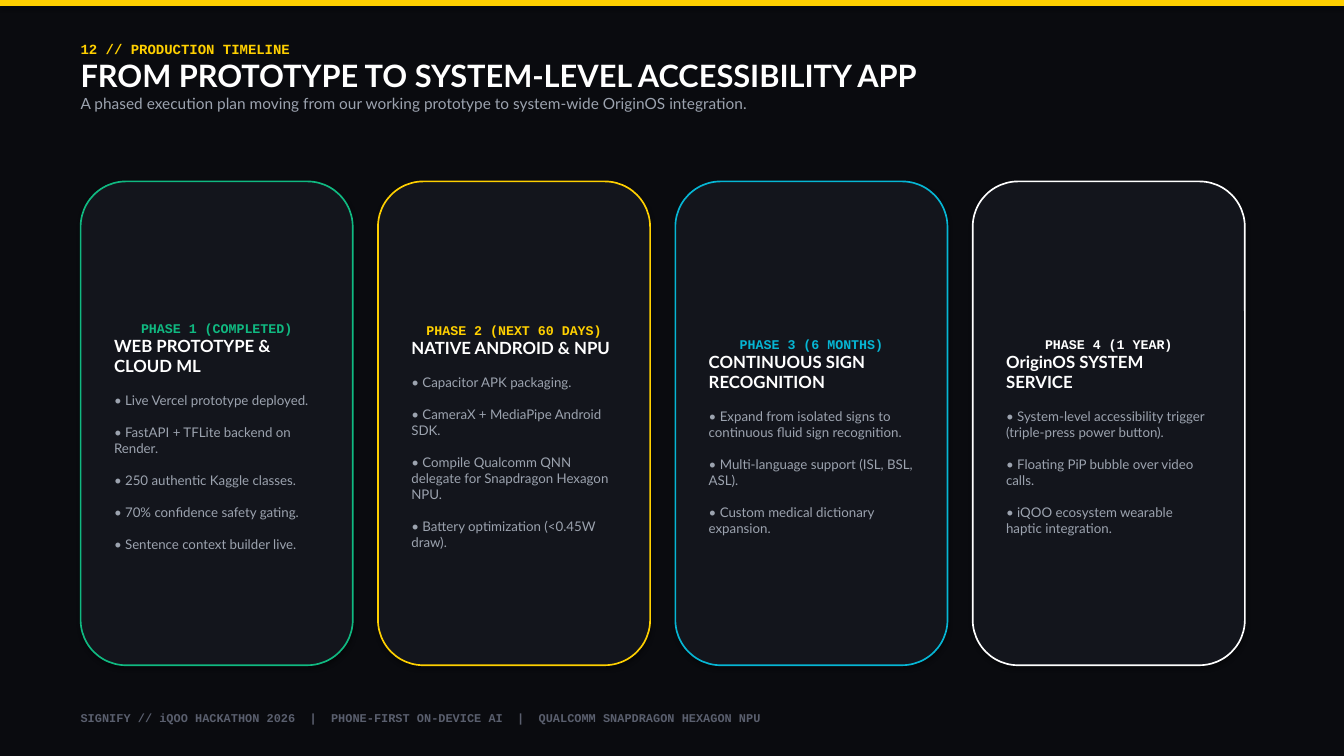
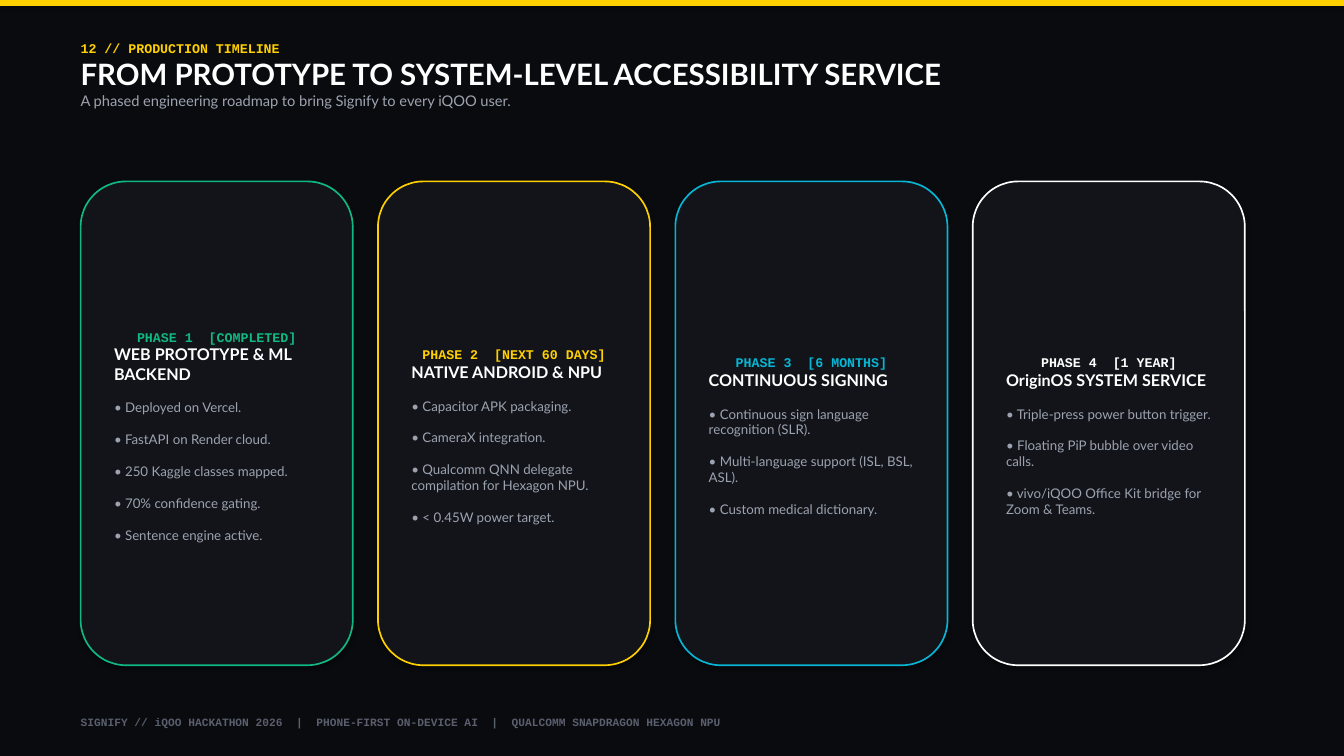
Before and after one commit to WHENKEY2007/signifyprototype, a slide deck: slide 13 of Signify_iQOO_Hackathon_2026_Final.pptx. Drawn at 1344x756 pixels with LibreOffice and Linux fonts; fonts in the diff are those of the drawing. Boxes give left, top, right and bottom in pixels: in the first picture for what was removed or moved away, otherwise in the second. Text is boxed around its words. In the diff, an @@ line names an element or a change of style, - is before the commit and + after.

Commit message:
docs: regenerate 14-slide visual iQOO hackathon deck with embedded screenshots and low text

```diff
--- a/Signify_iQOO_Hackathon_2026_Final.pptx
+++ b/Signify_iQOO_Hackathon_2026_Final.pptx
@@ text at [81,44,280,53]: size 10 to 9.5 pt in "12 // PRODUCTION TIMELINE" @@
@@ text at [81,63,941,109]: text changed; size 11 to 10.5 pt @@
-FROM PROTOTYPE TO SYSTEM-LEVEL ACCESSIBILITY APP
-A phased execution plan moving from our working prototype to system-wide OriginOS integration.
+FROM PROTOTYPE TO SYSTEM-LEVEL ACCESSIBILITY SERVICE
+A phased engineering roadmap to bring Signify to every iQOO user.
@@ fill #13151C to #12141A in 4 elements at [378,181,650,665], [676,181,948,665], [973,181,1245,665], [81,181,353,665] @@
@@ text in rounded rectangle at [426,325,602,338]: text changed @@
-PHASE 2 (NEXT 60 DAYS)
+PHASE 2 [NEXT 60 DAYS]
@@ text in rounded rectangle at [114,332,297,543]: text changed @@
-PHASE 1 (COMPLETED)
-WEB PROTOTYPE & CLOUD ML
-• Live Vercel prototype deployed.
-• FastAPI + TFLite backend on Render.
-• 250 authentic Kaggle classes.
-• 70% confidence safety gating.
-• Sentence context builder live.
+PHASE 1 [COMPLETED]
+WEB PROTOTYPE & ML BACKEND
+• Deployed on Vercel.
+• FastAPI on Render cloud.
+• 250 Kaggle classes mapped.
+• 70% confidence gating.
+• Sentence engine active.
@@ text in rounded rectangle at [709,358,888,437]: text changed @@
-PHASE 3 (6 MONTHS)
-CONTINUOUS SIGN RECOGNITION
-• Expand from isolated signs to continuous fluid sign recognition.
+PHASE 3 [6 MONTHS]
+CONTINUOUS SIGNING
+• Continuous sign language recognition (SLR).
@@ text in rounded rectangle at [1041,358,1177,370]: text changed @@
-PHASE 4 (1 YEAR)
+PHASE 4 [1 YEAR]
@@ text in rounded rectangle at [411,366,602,378]: size 12 to 11.5 pt in "NATIVE ANDROID & NPU" @@
@@ text in rounded rectangle at [1006,374,1206,389]: size 12 to 11.5 pt in "OriginOS SYSTEM SERVICE" @@
@@ text in rounded rectangle at [1017,409,1211,422]: text changed @@
-• System-level accessibility trigger (triple-press power button).
+• Triple-press power button trigger.
@@ text in rounded rectangle at [411,432,589,525]: text changed @@
-• CameraX + MediaPipe Android SDK.
-• Compile Qualcomm QNN delegate for Snapdragon Hexagon NPU.
-• Battery optimization (<0.45W draw).
+• CameraX integration.
+• Qualcomm QNN delegate compilation for Hexagon NPU.
+• < 0.45W power target.
@@ text in rounded rectangle at [720,504,877,516]: text changed @@
-• Custom medical dictionary expansion.
+• Custom medical dictionary.
@@ text in rounded rectangle at [1006,488,1202,514]: text changed @@
-• iQOO ecosystem wearable haptic integration.
+• vivo/iQOO Office Kit bridge for Zoom & Teams.
@@ text "SIGNIFY // iQOO HACKATHON 2026 ..." at [316,719,720,728]: size 8.5 to 8 pt @@
```
Also in this commit, not shown: 9 other slides changed, 4 slides added, 4 slides removed, 1 other file.
